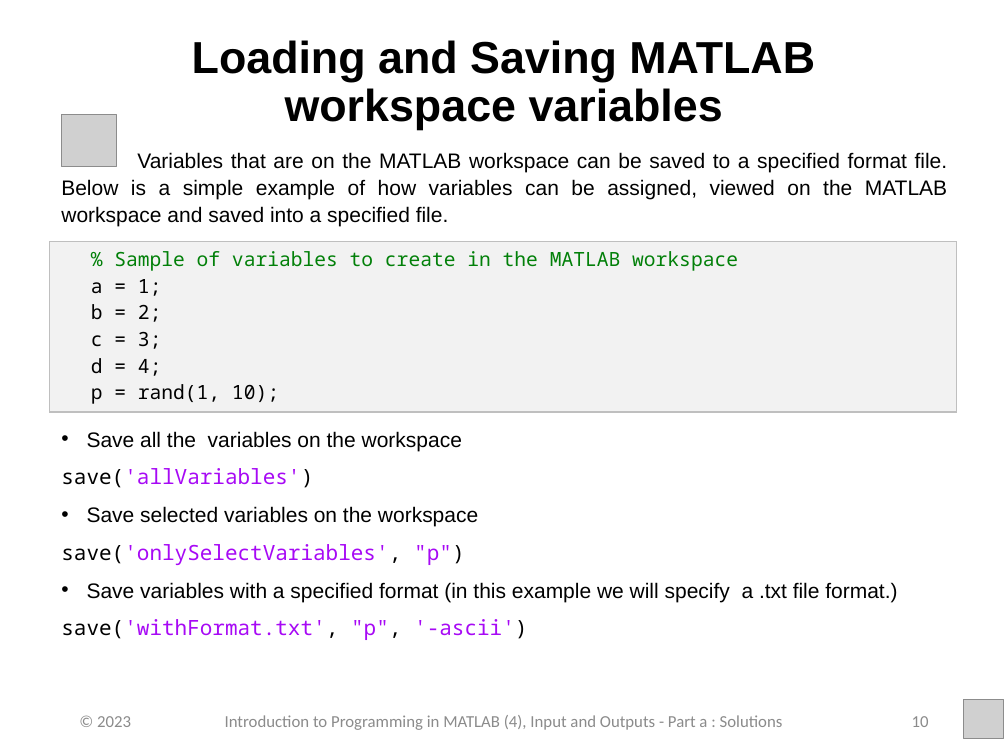
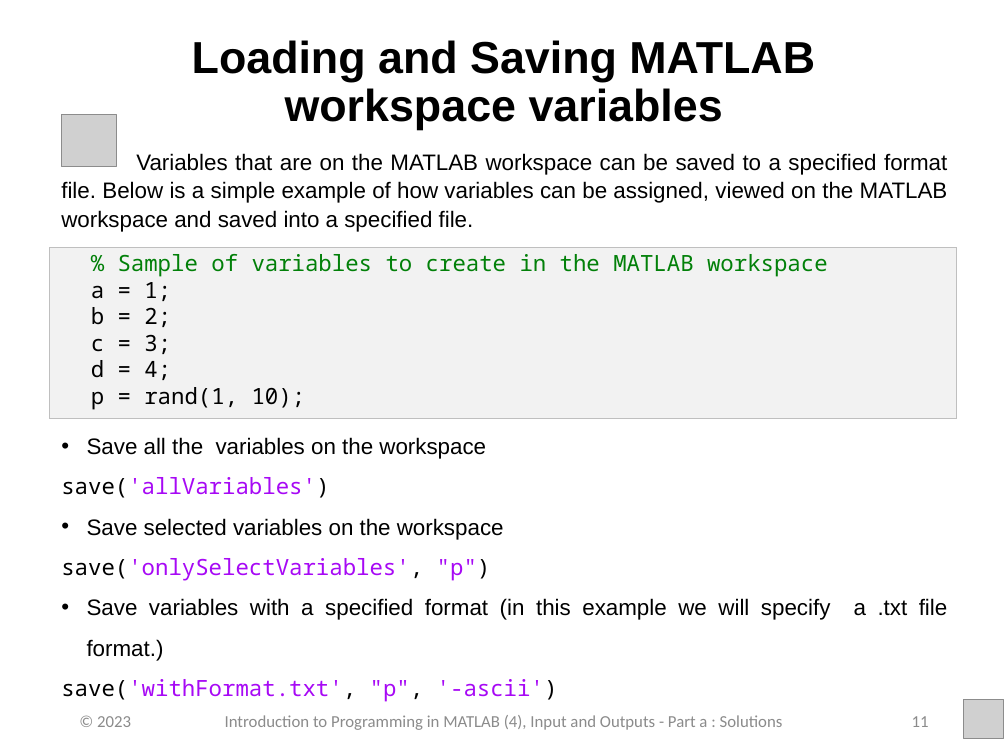
Before and after one commit to jedekoru/Introduction-to-Programming-in-MATLAB, a slide deck: slide 11 of Week 4 - Inputs and Outputs/PowerPoint Presentations/Week_4_Part_1_Inputs_and_Outputs.pptx (slide 10 before the commit). Drawn at 1008x756 pixels with LibreOffice and Linux fonts; fonts in the diff are those of the drawing; grey boxes stand for pictures. Boxes give left, top, right and bottom in pixels: in the first picture for what was removed or moved away, otherwise in the second. Text is boxed around its words. In the diff, an @@ line names an element or a change of style, - is before the commit and + after.

```diff
--- a/Week 4 - Inputs and Outputs/PowerPoint Presentations/Week_4_Part_1_Inputs_and_Outputs.pptx
+++ b/Week 4 - Inputs and Outputs/PowerPoint Presentations/Week_4_Part_1_Inputs_and_Outputs.pptx
@@ text "Variables that are on the ..." at (x1=61, y1=153, x2=948, y2=701): size 15 to 16 pt in "Variables that are on the MATLAB workspace ...", "Save all the variables on the workspace", "save('allVariables')", "Save selected variables on the workspace" and 3 more places; size 14 to 16 pt in "% Sample of variables to create in ...", "a = 1;", "b = 2;", "c = 3;" and 2 more places @@
@@ rectangle moved from (x1=49, y1=241, x2=957, y2=411) to (x1=49, y1=248, x2=957, y2=418) @@
@@ page number at (x1=912, y1=716, x2=929, y2=727): text changed @@
-10
+11
```
Also in this commit, not shown: 14 other slides changed, 1 slide added, 42 other files.
